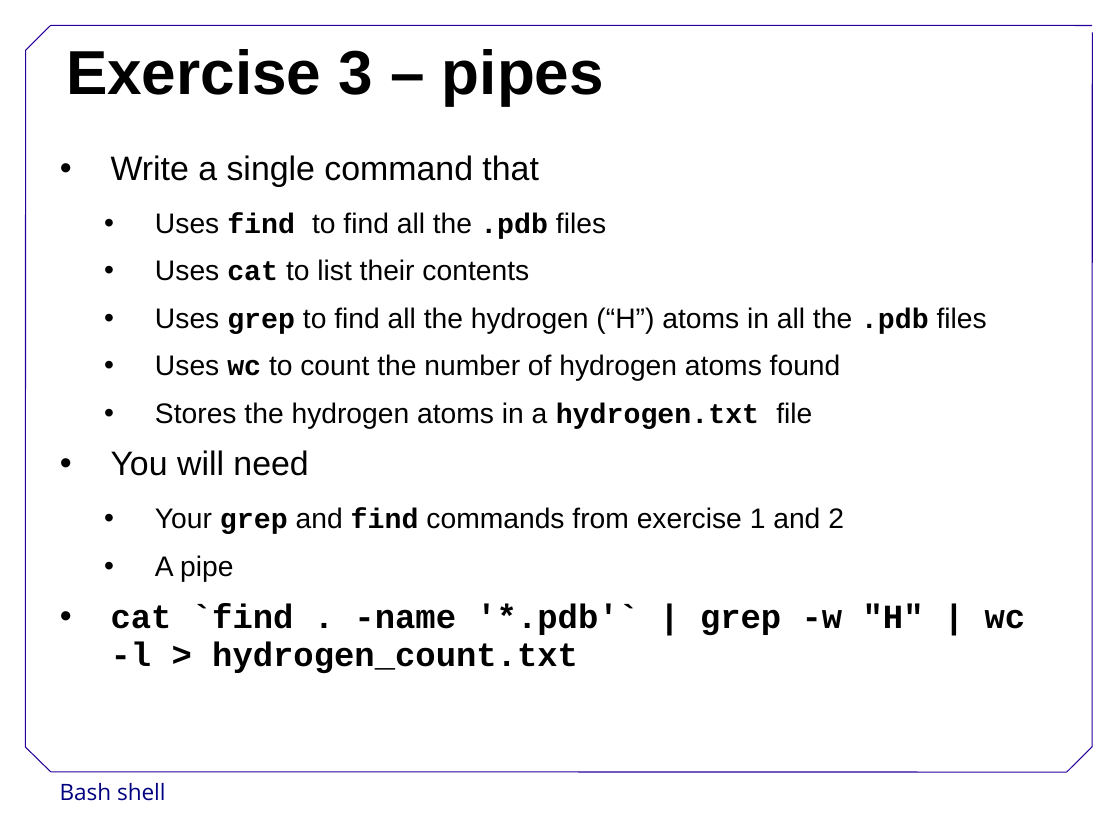
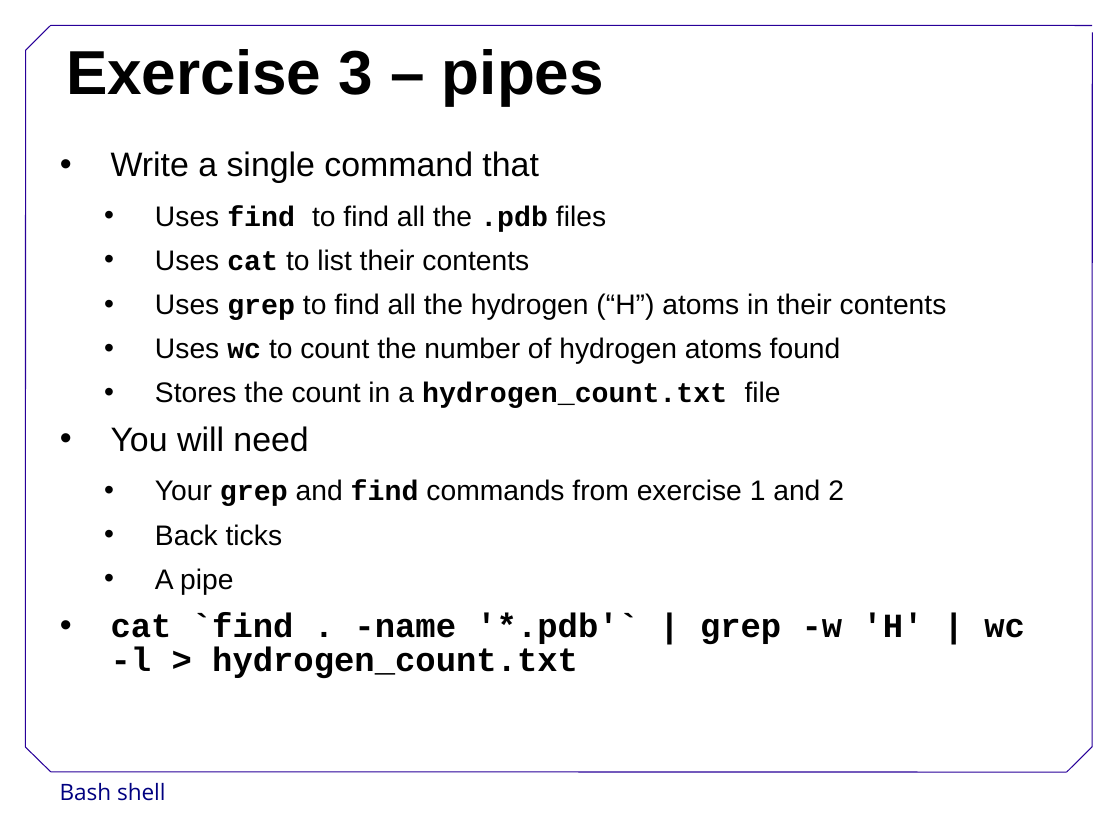
Before and after one commit to swcarpentry/DEPRECATED-boot-camps, a slide deck: slide 7 of BashShell.ppt. Drawn at 1120x840 pixels with LibreOffice and Linux fonts; fonts in the diff are those of the drawing; background and template pictures are left out. Boxes give left, top, right and bottom in pixels: in the first picture for what was removed or moved away, otherwise in the second. Text is boxed around its words. In the diff, an @@ line names an element or a change of style, - is before the commit and + after.

```diff
--- a/BashShell.ppt
+++ b/BashShell.ppt
@@ text at bbox=[111, 151, 844, 595]: line spacing 0.93 to 0.83 @@
@@ text at bbox=[155, 293, 947, 320]: text changed @@
-  • Uses grep to find all the hydrogen (“H”) atoms in all the .pdb files
+  • Uses grep to find all the hydrogen (“H”) atoms in their contents
@@ text at bbox=[155, 381, 781, 408]: text changed @@
-  • Stores the hydrogen atoms in a hydrogen.txt file
+  • Stores the count in a hydrogen_count.txt file
@@ text at bbox=[155, 524, 282, 546]: paragraph added @@
+  • Back ticks
@@ text at bbox=[111, 613, 1025, 678]: text changed @@
-• cat `find . -name '*.pdb'` | grep -w "H" | wc -l > hydrogen_count.txt
+• cat `find . -name '*.pdb'` | grep -w 'H' | wc -l > hydrogen_count.txt
```
Also in this commit, not shown: 3 other slides changed, 4 other files.
